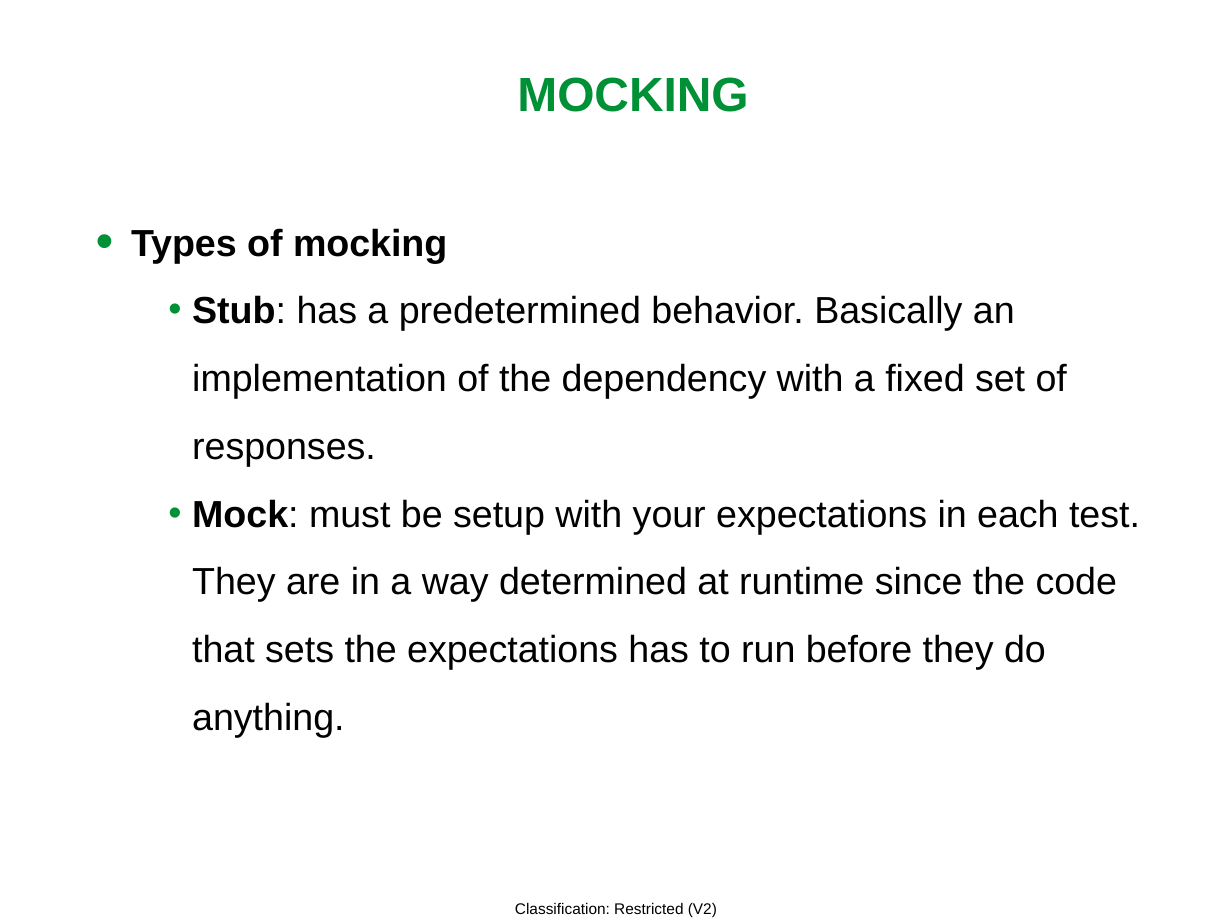
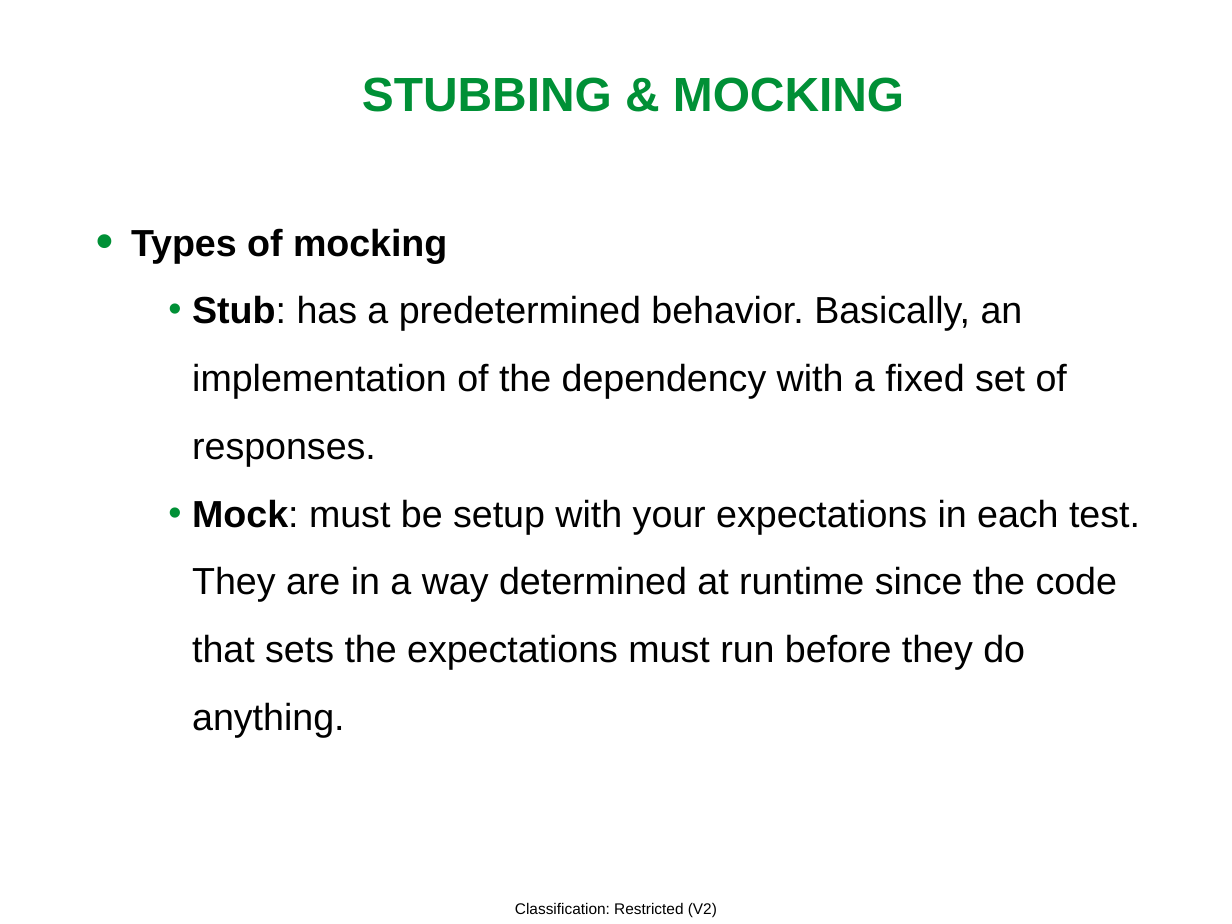
Before and after one commit to MarianCentric/summer_practice_2021, a slide deck: slide 26 of Developer testing 2021.pptx (slide 29 before the commit). Drawn at 1232x924 pixels with LibreOffice and Linux fonts; fonts in the diff are those of the drawing; background and template pictures are left out. Boxes give left, top, right and bottom in pixels: in the first picture for what was removed or moved away, otherwise in the second. Text is boxed around its words. In the diff, an @@ line names an element or a change of style, - is before the commit and + after.

```diff
--- a/Developer testing 2021.pptx
+++ b/Developer testing 2021.pptx
@@ title at (x1=362, y1=77, x2=904, y2=112): text changed @@
-MOCKING
+STUBBING & MOCKING
@@ text at (x1=192, y1=295, x2=1140, y2=737): text changed @@
-    • Stub: has a predetermined behavior. Basically an implementation of the dependency with a fixed set of responses.
-    • Mock: must be setup with your expectations in each test. They are in a way determined at runtime since the code that sets the expectations has to run before they do anything.
+    • Stub: has a predetermined behavior. Basically, an implementation of the dependency with a fixed set of responses.
+    • Mock: must be setup with your expectations in each test. They are in a way determined at runtime since the code that sets the expectations must run before they do anything.
```
Also in this commit, not shown: 55 other slides changed, 9 slides removed.
